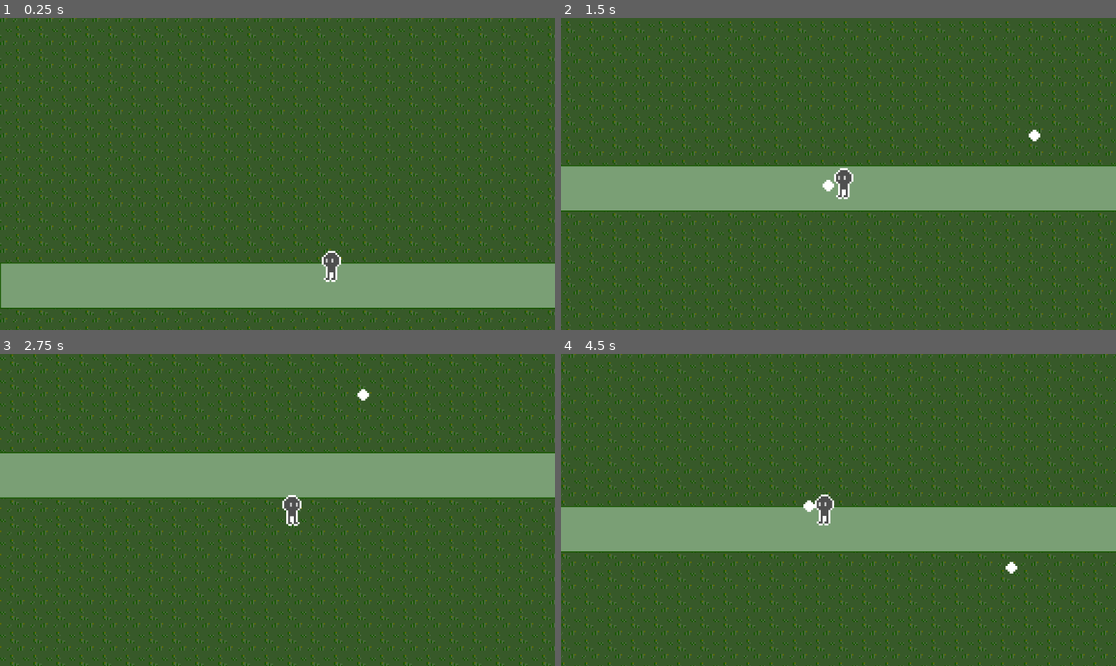
Above: before the commit, frames 1-4 (two rows, left to right).
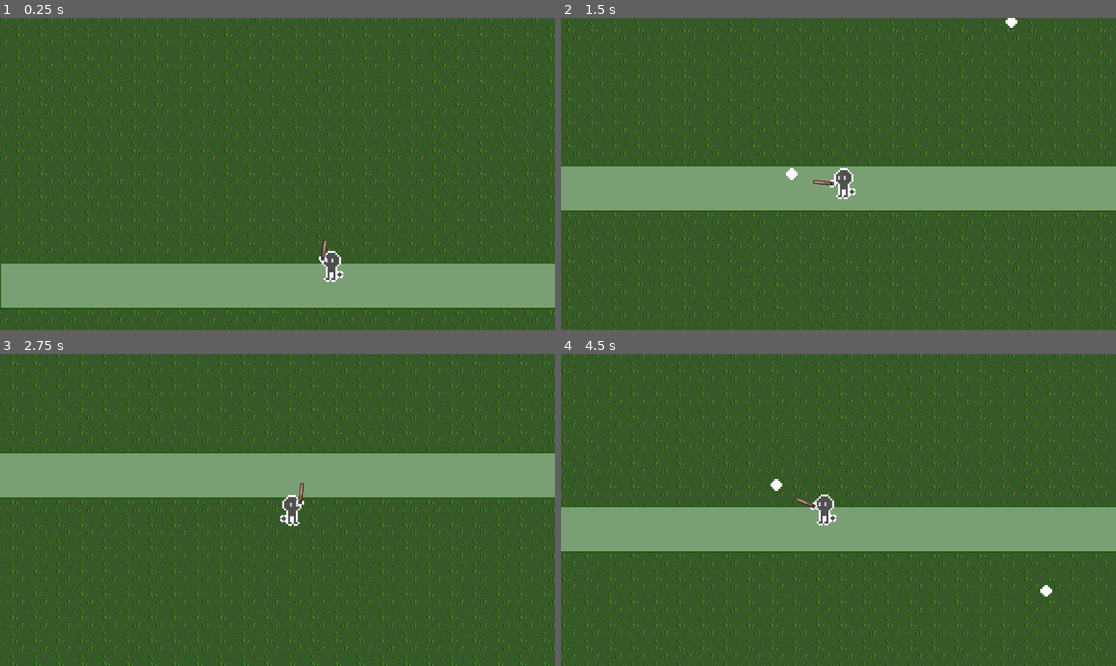
Above: after the commit, the same moments.

Repository: xharris/magicmissiles
Game: Godot game, scene res://levels/pve/pve.tscn
Same seed, same stepped clock (60 frames per second), same inputs: the game is played once before the commit and once after it.
Inputs (mouse positions are in pixels of both pictures, inside the frame that each line leads up to):
- Up to frame 1 (0.25 s): no input
- Up to frame 2 (1.5 s): move the mouse to (960, 158) at 0.52 s; hold D (right) 0.53-1.28 s; click (960, 158) at 0.6 s; move the mouse to (727, 189) at 1.27 s; hold S (down) from 1.28 s (still down); click (727, 189) at 1.35 s
- Up to frame 3 (2.75 s): move the mouse to (333, 441) at 2.02 s; release S (down) at 2.03 s; hold D (right) from 2.03 s (still down); click (333, 441) at 2.1 s
- Up to frame 4 (4.5 s): move the mouse to (810, 572) at 2.77 s; release D (right) at 2.78 s; hold W (up) 2.78-3.53 s; click (810, 572) at 2.85 s; move the mouse to (1005, 556) at 3.52 s; hold A (left) from 3.53 s (still down); click (1005, 556) at 3.6 s; move the mouse to (672, 463) at 4.27 s; click (672, 463) at 4.35 s

The runs differ from the first frame. In frame 1, less than 0.1% of the frame differs, in the area x 57-62%, y 71-84%; in frame 2, 0.3%, in the area x 40-87%, y 0-58%; in frame 3, 0.1%; in frame 4, 0.3%.

Commit message:
adds arms

Diff:
--- a/components/actor_control/actor_control.gd
+++ b/components/actor_control/actor_control.gd
@@ -5,3 +5,4 @@
 
 var aim_direction: Vector2
 var move_direction: Vector2
+var aim_position: Vector2
--- a/components/actor_control/player_control.gd
+++ b/components/actor_control/player_control.gd
@@ -2,7 +2,11 @@
 class_name PlayerControl
 
 func _process(delta: float) -> void:
-    aim_direction = (get_global_mouse_position() - global_position).normalized()
+    if aim_position.is_zero_approx():
+        aim_position = get_global_mouse_position()
+    else:
+        aim_position = aim_position.lerp(get_global_mouse_position(), delta * 10)
+    aim_direction = (aim_position - global_position).normalized()
 
 func _unhandled_input(event: InputEvent) -> void:
     move_direction.x = Input.get_axis("left", "right")
--- /dev/null
+++ b/components/arms/arms.gd
@@ -0,0 +1,22 @@
+extends Node2D
+class_name Arms
+
+@onready var base: Node2D = %Base
+@onready var animation_tree: AnimationTree = %AnimationTree
+@onready var arm_l: Node2D = %ArmL
+@onready var wand_tip: Node2D = %WandTip
+
+var face_direction: Vector2
+
+## 0 is not pointing, 1 is fully pointing
+## (made it a float for joystick)
+@export_range(0, 1, 1.0) var pointing: float = 0
+
+func _process(delta: float) -> void:
+    if face_direction.sign().x < 0:
+        base.scale.x = -abs(base.scale.x)
+    else:
+        base.scale.x = abs(base.scale.x)
+    # pointing
+    animation_tree["parameters/point_blend/blend_amount"] = pointing
+    arm_l.global_rotation = face_direction.angle()
--- /dev/null
+++ b/components/arms/arms.tscn
@@ -0,0 +1,287 @@
+[gd_scene load_steps=13 format=3 uid="uid://1unta65jxpw0"]
+
+[ext_resource type="Script" uid="uid://c1q4q6wn77rq0" path="res://components/arms/arms.gd" id="1_ia214"]
+[ext_resource type="Texture2D" uid="uid://bbj8f2xd1yei4" path="res://components/arms/hand.png" id="2_mvj64"]
+[ext_resource type="Texture2D" uid="uid://dws2mrwvqim8" path="res://components/arms/wand.png" id="3_vyekd"]
+
+[sub_resource type="AnimationNodeTimeScale" id="AnimationNodeTimeScale_vyekd"]
+
+[sub_resource type="AnimationNodeAnimation" id="AnimationNodeAnimation_vyekd"]
+animation = &"idle"
+
+[sub_resource type="AnimationNodeAnimation" id="AnimationNodeAnimation_p4r30"]
+animation = &"point"
+
+[sub_resource type="AnimationNodeBlend2" id="AnimationNodeBlend2_rowb5"]
+filter_enabled = true
+filters = ["Base/ArmL/AnimatedArmL/HandL/WandSprite:position", "Base/ArmL/AnimatedArmL/HandL:position", "Base/ArmL/AnimatedArmL/HandL:rotation", "Base/ArmL/AnimatedArmL:rotation", "Base/ArmL/HandL/WandSprite:position", "Base/ArmL/HandL:position", "Base/ArmL/HandL:rotation", "Base/ArmL:rotation", "Base/ArmR/HandR:position", "Base/ArmR:rotation"]
+
+[sub_resource type="AnimationNodeBlendTree" id="AnimationNodeBlendTree_p4r30"]
+graph_offset = Vector2(-396.645, 80.8341)
+nodes/TimeScale/node = SubResource("AnimationNodeTimeScale_vyekd")
+nodes/TimeScale/position = Vector2(-70, 320)
+nodes/idle/node = SubResource("AnimationNodeAnimation_vyekd")
+nodes/idle/position = Vector2(-220, 150)
+nodes/output/position = Vector2(360, 160)
+nodes/point/node = SubResource("AnimationNodeAnimation_p4r30")
+nodes/point/position = Vector2(-250, 330)
+nodes/point_blend/node = SubResource("AnimationNodeBlend2_rowb5")
+nodes/point_blend/position = Vector2(110, 160)
+node_connections = [&"TimeScale", 0, &"point", &"output", 0, &"point_blend", &"point_blend", 0, &"idle", &"point_blend", 1, &"TimeScale"]
+
+[sub_resource type="Animation" id="Animation_vyekd"]
+length = 0.001
+tracks/0/type = "value"
+tracks/0/imported = false
+tracks/0/enabled = true
+tracks/0/path = NodePath("Base/ArmL/AnimatedArmL:rotation")
+tracks/0/interp = 1
+tracks/0/loop_wrap = true
+tracks/0/keys = {
+"times": PackedFloat32Array(0),
+"transitions": PackedFloat32Array(1),
+"update": 0,
+"values": [-0.785398]
+}
+tracks/1/type = "value"
+tracks/1/imported = false
+tracks/1/enabled = true
+tracks/1/path = NodePath("Base/ArmR:rotation")
+tracks/1/interp = 1
+tracks/1/loop_wrap = true
+tracks/1/keys = {
+"times": PackedFloat32Array(0),
+"transitions": PackedFloat32Array(1),
+"update": 0,
+"values": [0.785398]
+}
+tracks/2/type = "value"
+tracks/2/imported = false
+tracks/2/enabled = true
+tracks/2/path = NodePath("Base/ArmL/AnimatedArmL/HandL:position")
+tracks/2/interp = 1
+tracks/2/loop_wrap = true
+tracks/2/keys = {
+"times": PackedFloat32Array(0),
+"transitions": PackedFloat32Array(1),
+"update": 0,
+"values": [Vector2(0, 6)]
+}
+tracks/3/type = "value"
+tracks/3/imported = false
+tracks/3/enabled = true
+tracks/3/path = NodePath("Base/ArmR/HandR:position")
+tracks/3/interp = 1
+tracks/3/loop_wrap = true
+tracks/3/keys = {
+"times": PackedFloat32Array(0),
+"transitions": PackedFloat32Array(1),
+"update": 0,
+"values": [Vector2(0, 6)]
+}
+tracks/4/type = "value"
+tracks/4/imported = false
+tracks/4/enabled = true
+tracks/4/path = NodePath("Base/ArmL/AnimatedArmL/HandL:rotation")
+tracks/4/interp = 1
+tracks/4/loop_wrap = true
+tracks/4/keys = {
+"times": PackedFloat32Array(0),
+"transitions": PackedFloat32Array(1),
+"update": 0,
+"values": [0.0]
+}
+tracks/5/type = "value"
+tracks/5/imported = false
+tracks/5/enabled = true
+tracks/5/path = NodePath("Base/ArmL/AnimatedArmL/HandL/Wand/WandSprite:position")
+tracks/5/interp = 1
+tracks/5/loop_wrap = true
+tracks/5/keys = {
+"times": PackedFloat32Array(0),
+"transitions": PackedFloat32Array(1),
+"update": 0,
+"values": [Vector2(2, 0)]
+}
+
+[sub_resource type="Animation" id="Animation_mvj64"]
+resource_name = "idle"
+tracks/0/type = "value"
+tracks/0/imported = false
+tracks/0/enabled = true
+tracks/0/path = NodePath("Base/ArmL/AnimatedArmL:rotation")
+tracks/0/interp = 1
+tracks/0/loop_wrap = true
+tracks/0/keys = {
+"times": PackedFloat32Array(0),
+"transitions": PackedFloat32Array(1),
+"update": 0,
+"values": [-0.785398]
+}
+tracks/1/type = "value"
+tracks/1/imported = false
+tracks/1/enabled = true
+tracks/1/path = NodePath("Base/ArmR:rotation")
+tracks/1/interp = 1
+tracks/1/loop_wrap = true
+tracks/1/keys = {
+"times": PackedFloat32Array(0),
+"transitions": PackedFloat32Array(1),
+"update": 0,
+"values": [0.785398]
+}
+tracks/2/type = "value"
+tracks/2/imported = false
+tracks/2/enabled = true
+tracks/2/path = NodePath("Base/ArmL/AnimatedArmL/HandL:position")
+tracks/2/interp = 1
+tracks/2/loop_wrap = true
+tracks/2/keys = {
+"times": PackedFloat32Array(0),
+"transitions": PackedFloat32Array(1),
+"update": 0,
+"values": [Vector2(0, 6)]
+}
+tracks/3/type = "value"
+tracks/3/imported = false
+tracks/3/enabled = true
+tracks/3/path = NodePath("Base/ArmR/HandR:position")
+tracks/3/interp = 1
+tracks/3/loop_wrap = true
+tracks/3/keys = {
+"times": PackedFloat32Array(0),
+"transitions": PackedFloat32Array(1),
+"update": 0,
+"values": [Vector2(0, 6)]
+}
+tracks/4/type = "value"
+tracks/4/imported = false
+tracks/4/enabled = true
+tracks/4/path = NodePath("Base/ArmL/AnimatedArmL/HandL/Wand:position")
+tracks/4/interp = 1
+tracks/4/loop_wrap = true
+tracks/4/keys = {
+"times": PackedFloat32Array(0),
+"transitions": PackedFloat32Array(1),
+"update": 0,
+"values": [Vector2(2, 0)]
+}
+tracks/5/type = "value"
+tracks/5/imported = false
+tracks/5/enabled = true
+tracks/5/path = NodePath("Base/ArmL/AnimatedArmL/HandL:rotation")
+tracks/5/interp = 1
+tracks/5/loop_wrap = true
+tracks/5/keys = {
+"times": PackedFloat32Array(0),
+"transitions": PackedFloat32Array(1),
+"update": 0,
+"values": [0.0]
+}
+
+[sub_resource type="Animation" id="Animation_p4r30"]
+resource_name = "point"
+length = 30.0
+step = 1.0
+tracks/0/type = "value"
+tracks/0/imported = false
+tracks/0/enabled = true
+tracks/0/path = NodePath("Base/ArmL/AnimatedArmL:rotation")
+tracks/0/interp = 1
+tracks/0/loop_wrap = true
+tracks/0/keys = {
+"times": PackedFloat32Array(0, 30),
+"transitions": PackedFloat32Array(1, 1),
+"update": 0,
+"values": [-0.785398, -1.5708]
+}
+tracks/1/type = "value"
+tracks/1/imported = false
+tracks/1/enabled = true
+tracks/1/path = NodePath("Base/ArmL/AnimatedArmL/HandL:rotation")
+tracks/1/interp = 1
+tracks/1/loop_wrap = true
+tracks/1/keys = {
+"times": PackedFloat32Array(0, 30),
+"transitions": PackedFloat32Array(1, 1),
+"update": 0,
+"values": [0.0, 1.48353]
+}
+tracks/2/type = "value"
+tracks/2/imported = false
+tracks/2/enabled = true
+tracks/2/path = NodePath("Base/ArmL/AnimatedArmL/HandL/Wand:position")
+tracks/2/interp = 1
+tracks/2/loop_wrap = true
+tracks/2/keys = {
+"times": PackedFloat32Array(0, 30),
+"transitions": PackedFloat32Array(1, 1),
+"update": 0,
+"values": [Vector2(2, 0), Vector2(4, 0)]
+}
+
+[sub_resource type="AnimationLibrary" id="AnimationLibrary_p4r30"]
+_data = {
+&"RESET": SubResource("Animation_vyekd"),
+&"idle": SubResource("Animation_mvj64"),
+&"point": SubResource("Animation_p4r30")
+}
+
+[node name="Arms" type="Node2D"]
+script = ExtResource("1_ia214")
+
+[node name="AnimationTree" type="AnimationTree" parent="."]
+unique_name_in_owner = true
+root_node = NodePath("%AnimationTree/..")
+tree_root = SubResource("AnimationNodeBlendTree_p4r30")
+anim_player = NodePath("../AnimationPlayer")
+parameters/TimeScale/scale = 50.0
+parameters/point_blend/blend_amount = 0.0
+
+[node name="AnimationPlayer" type="AnimationPlayer" parent="."]
+unique_name_in_owner = true
+libraries = {
+&"": SubResource("AnimationLibrary_p4r30")
+}
+speed_scale = 100.0
+
+[node name="Base" type="Node2D" parent="."]
+unique_name_in_owner = true
+
+[node name="ArmL" type="Node2D" parent="Base"]
+unique_name_in_owner = true
+
+[node name="AnimatedArmL" type="Node2D" parent="Base/ArmL"]
+unique_name_in_owner = true
+rotation = -0.785398
+
+[node name="HandL" type="Node2D" parent="Base/ArmL/AnimatedArmL"]
+unique_name_in_owner = true
+position = Vector2(0, 6)
+
+[node name="Sprite2D" type="Sprite2D" parent="Base/ArmL/AnimatedArmL/HandL"]
+texture = ExtResource("2_mvj64")
+
+[node name="Wand" type="Node2D" parent="Base/ArmL/AnimatedArmL/HandL"]
+position = Vector2(2, 0)
+
+[node name="WandSprite" type="Sprite2D" parent="Base/ArmL/AnimatedArmL/HandL/Wand"]
+position = Vector2(2, 0)
+rotation = 1.5708
+scale = Vector2(0.5, 0.75)
+texture = ExtResource("3_vyekd")
+
+[node name="WandTip" type="Marker2D" parent="Base/ArmL/AnimatedArmL/HandL/Wand"]
+unique_name_in_owner = true
+position = Vector2(12, 0)
+
+[node name="ArmR" type="Node2D" parent="Base"]
+unique_name_in_owner = true
+rotation = 0.785398
+
+[node name="HandR" type="Node2D" parent="Base/ArmR"]
+unique_name_in_owner = true
+position = Vector2(0, 6)
+
+[node name="Sprite2D" type="Sprite2D" parent="Base/ArmR/HandR"]
+texture = ExtResource("2_mvj64")
--- /dev/null
+++ b/components/arms/hand.json
@@ -0,0 +1,27 @@
+{ "frames": [
+   {
+    "filename": "hand.aseprite",
+    "frame": { "x": 0, "y": 0, "w": 8, "h": 8 },
+    "rotated": false,
+    "trimmed": false,
+    "spriteSourceSize": { "x": 0, "y": 0, "w": 8, "h": 8 },
+    "sourceSize": { "w": 8, "h": 8 },
+    "duration": 100
+   }
+ ],
+ "meta": {
+  "app": "https://www.aseprite.org/",
+  "version": "1.3.13-arm64",
+  "image": "hand.png",
+  "format": "I8",
+  "size": { "w": 8, "h": 8 },
+  "scale": "1",
+  "frameTags": [
+  ],
+  "layers": [
+   { "name": "Layer 1", "opacity": 255, "blendMode": "normal" }
+  ],
+  "slices": [
+  ]
+ }
+}
--- a/entities/player/player.gd
+++ b/entities/player/player.gd
@@ -5,6 +5,7 @@
 
 @onready var control: ActorControl = %PlayerControl
 @onready var sprite: ActorSprite = %ActorSprite
+@onready var arms: Arms = %Arms
 
 @export var magic_config: MagicConfig
 
@@ -13,11 +14,18 @@
 
 func _process(delta: float) -> void:
     sprite.face_direction = control.aim_direction
+    # aim
+    arms.face_direction = control.aim_direction
+    arms.pointing = clamp(remap(\
+        (global_position - control.aim_position).length(),
+        100, 200, 0, 1), 0, 1)
+    # movement
     velocity = control.move_direction * 150
     move_and_slide()
 
 func _on_primary():
     var magic = MAGIC.instantiate() as Magic
-    magic.velocity = control.aim_direction * 500
+    magic.velocity = Vector2.from_angle(arms.wand_tip.global_rotation) * 500
     magic.config = magic_config
     add_child(magic)
+    magic.global_position = arms.wand_tip.global_position
--- a/entities/player/player.tscn
+++ b/entities/player/player.tscn
@@ -1,10 +1,11 @@
-[gd_scene load_steps=7 format=3 uid="uid://1f8ehcj7j667"]
+[gd_scene load_steps=8 format=3 uid="uid://1f8ehcj7j667"]
 
 [ext_resource type="Script" uid="uid://bpibgh6m850ma" path="res://entities/player/player.gd" id="1_sglur"]
 [ext_resource type="PackedScene" uid="uid://dk6t14i7xff37" path="res://components/actor_control/player_control.tscn" id="2_abrql"]
 [ext_resource type="PackedScene" uid="uid://bk0of6tmtqpdh" path="res://components/actor_sprite/actor_sprite.tscn" id="2_sglur"]
 [ext_resource type="PackedScene" uid="uid://cdsl631ei3j3t" path="res://components/camera_focus/camera_focus.tscn" id="4_bls4j"]
 [ext_resource type="Resource" uid="uid://dfg2ddfm7enjx" path="res://resources/camera_focus_config/player.tres" id="5_fkugw"]
+[ext_resource type="PackedScene" uid="uid://1unta65jxpw0" path="res://components/arms/arms.tscn" id="6_8fjmc"]
 
 [sub_resource type="CircleShape2D" id="CircleShape2D_sglur"]
 radius = 4.0
@@ -25,3 +26,6 @@
 
 [node name="CameraFocus" parent="." instance=ExtResource("4_bls4j")]
 config = ExtResource("5_fkugw")
+
+[node name="Arms" parent="." instance=ExtResource("6_8fjmc")]
+unique_name_in_owner = true
Not shown, added: components/arms/arms.gd.uid
Binary file added: components/arms/hand.aseprite
Binary file added: components/arms/hand.png
Not shown, added: components/arms/hand.png.import
Binary file added: components/arms/wand.png
Not shown, added: components/arms/wand.png.import
